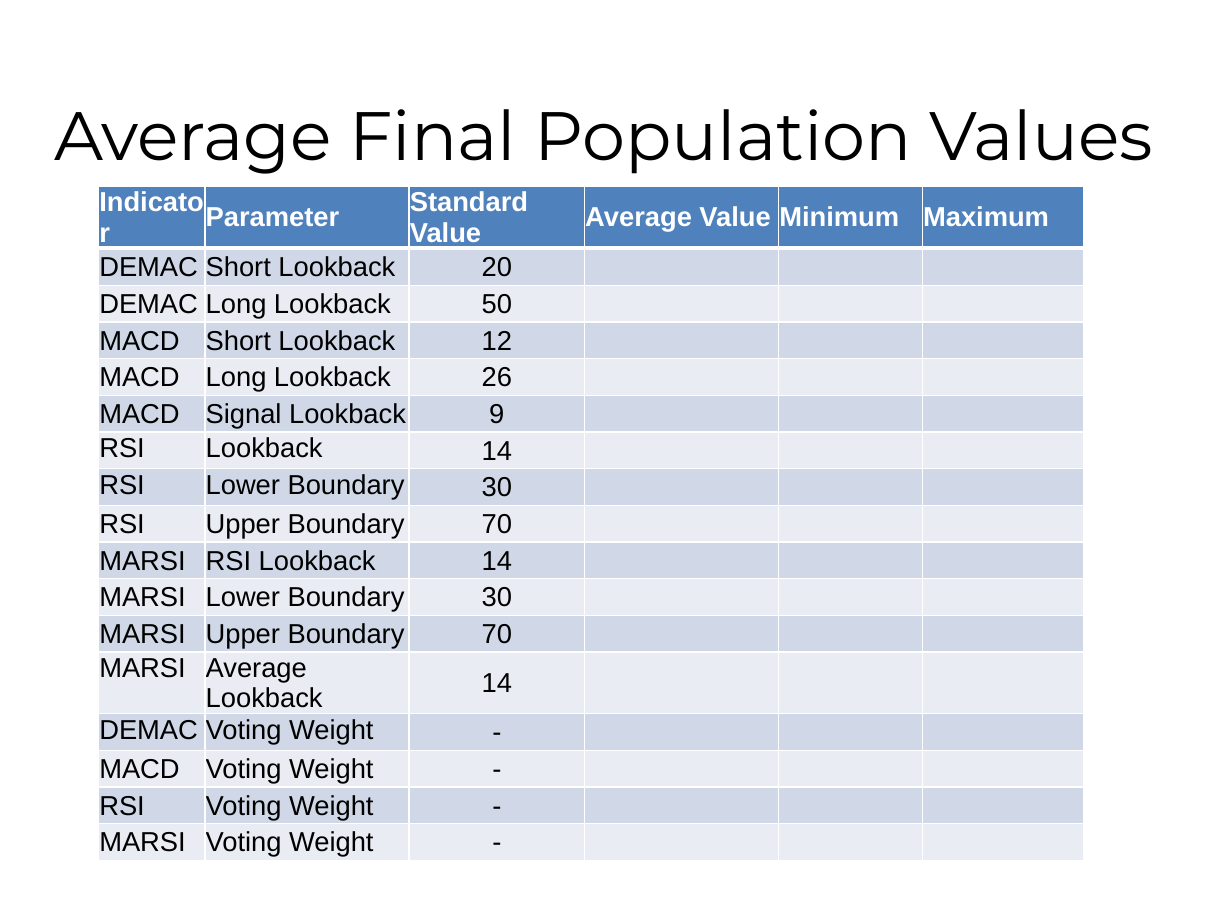
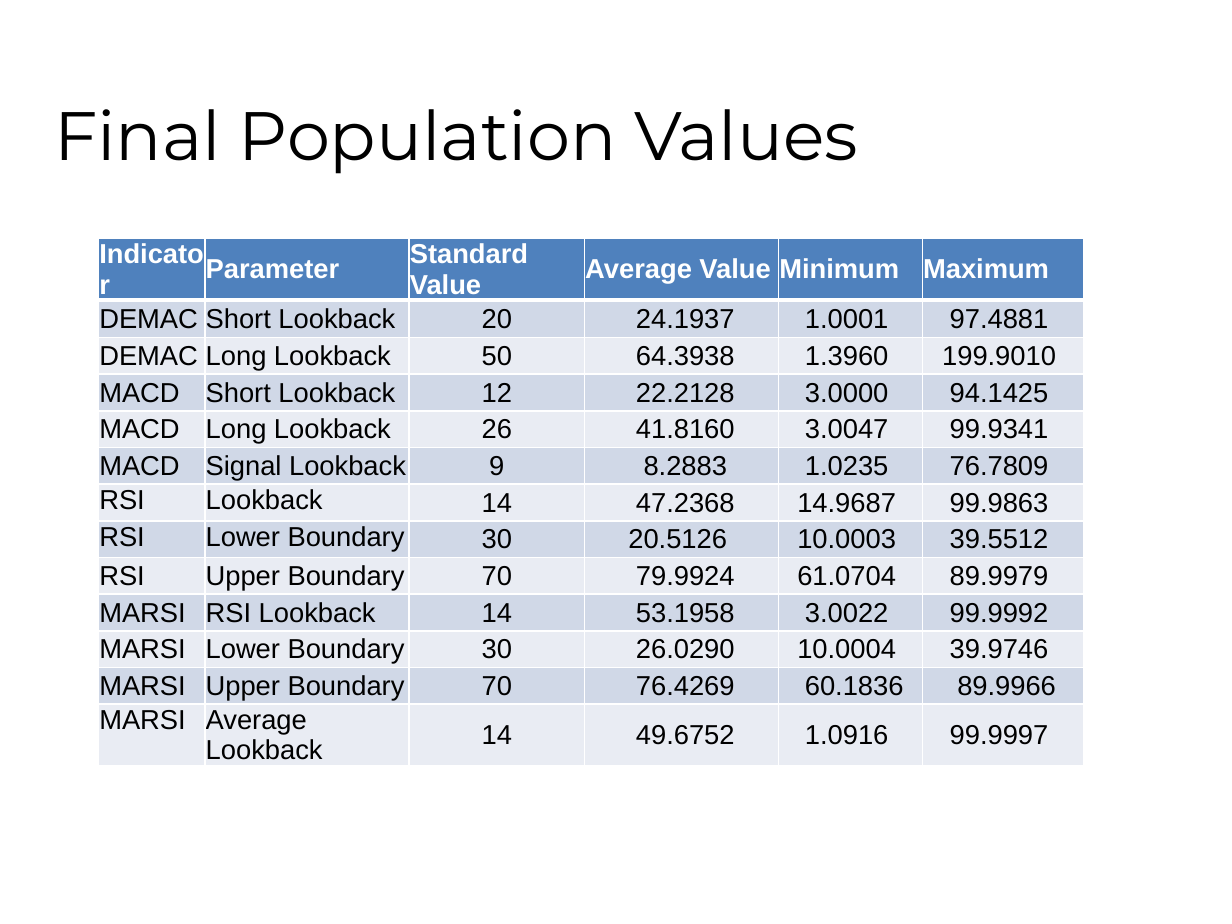
Before and after one commit to fhh23/Evolving-Stock-Market-Indicators-Using-Multi-Objective-Genetic-Algorithms, a slide deck: slide 24 of CSE848_Hormasji_Reiff_ProjectPresentation.pptx (slide 23 before the commit). Drawn at 1232x924 pixels with LibreOffice and Linux fonts; fonts in the diff are those of the drawing; background and template pictures are left out. Boxes give left, top, right and bottom in pixels: in the first picture for what was removed or moved away, otherwise in the second. Text is boxed around its words. In the diff, an @@ line names an element or a change of style, - is before the commit and + after.

```diff
--- a/CSE848_Hormasji_Reiff_ProjectPresentation.pptx
+++ b/CSE848_Hormasji_Reiff_ProjectPresentation.pptx
@@ title at (x1=54, y1=109, x2=858, y2=174): text changed @@
-Average Final Population Values
+Final Population Values
@@ table at (x1=99, y1=238, x2=1084, y2=764) @@
-row 2: DEMAC | Short Lookback | 20 |  |  | 
-row 3: DEMAC | Long Lookback | 50 |  |  | 
-row 4: MACD | Short Lookback | 12 |  |  | 
-row 5: MACD | Long Lookback | 26 |  |  | 
-row 6: MACD | Signal Lookback | 9 |  |  | 
-row 7: RSI | Lookback | 14 |  |  | 
-row 8: RSI | Lower Boundary | 30 |  |  | 
-row 9: RSI | Upper Boundary | 70 |  |  | 
-row 10: MARSI | RSI Lookback | 14 |  |  | 
-row 11: MARSI | Lower Boundary | 30 |  |  | 
-row 12: MARSI | Upper Boundary | 70 |  |  | 
-row 13: MARSI | Average Lookback | 14 |  |  | 
-row 14: DEMAC | Voting Weight | - |  |  | 
-row 15: MACD | Voting Weight | - |  |  | 
-row 16: RSI | Voting Weight | - |  |  | 
-row 17: MARSI | Voting Weight | - |  |  | 
+row 2: DEMAC | Short Lookback | 20 | 24.1937 | 1.0001 | 97.4881
+row 3: DEMAC | Long Lookback | 50 | 64.3938 | 1.3960 | 199.9010
+row 4: MACD | Short Lookback | 12 | 22.2128 | 3.0000 | 94.1425
+row 5: MACD | Long Lookback | 26 | 41.8160 | 3.0047 | 99.9341
+row 6: MACD | Signal Lookback | 9 | 8.2883 | 1.0235 | 76.7809
+row 7: RSI | Lookback | 14 | 47.2368 | 14.9687 | 99.9863
+row 8: RSI | Lower Boundary | 30 | 20.5126 | 10.0003 | 39.5512
+row 9: RSI | Upper Boundary | 70 | 79.9924 | 61.0704 | 89.9979
+row 10: MARSI | RSI Lookback | 14 | 53.1958 | 3.0022 | 99.9992
+row 11: MARSI | Lower Boundary | 30 | 26.0290 | 10.0004 | 39.9746
+row 12: MARSI | Upper Boundary | 70 | 76.4269 | 60.1836 | 89.9966
+row 13: MARSI | Average Lookback | 14 | 49.6752 | 1.0916 | 99.9997
@@ table resized from (x1=99, y1=186, x2=1084, y2=861) to (x1=99, y1=238, x2=1084, y2=764) @@
```
Also in this commit, not shown: 5 other slides changed, 1 slide added, 1 other file.
